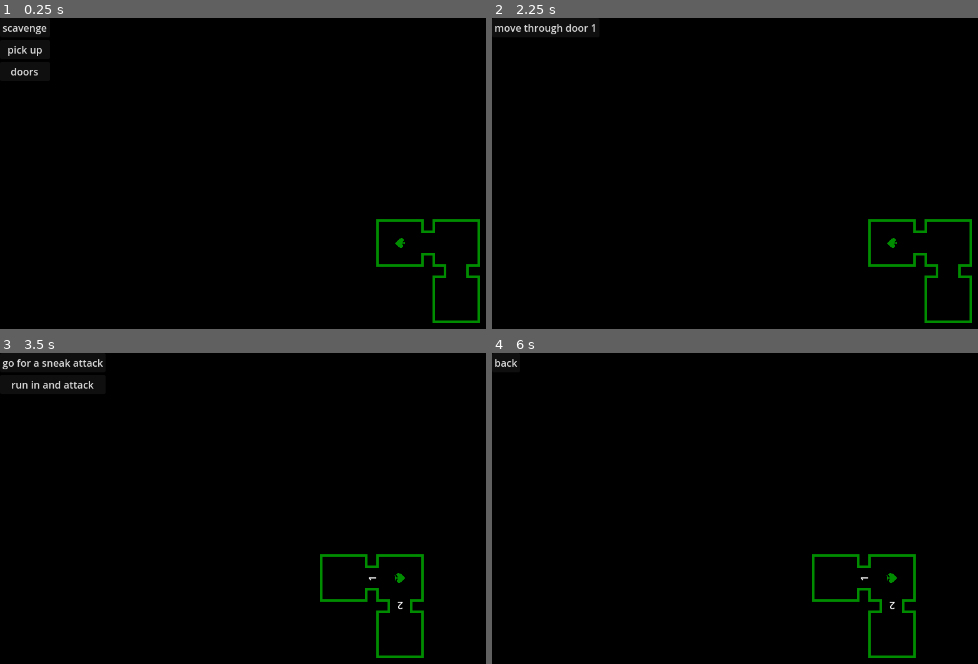
Above: before the commit, frames 1-4 (two rows, left to right).
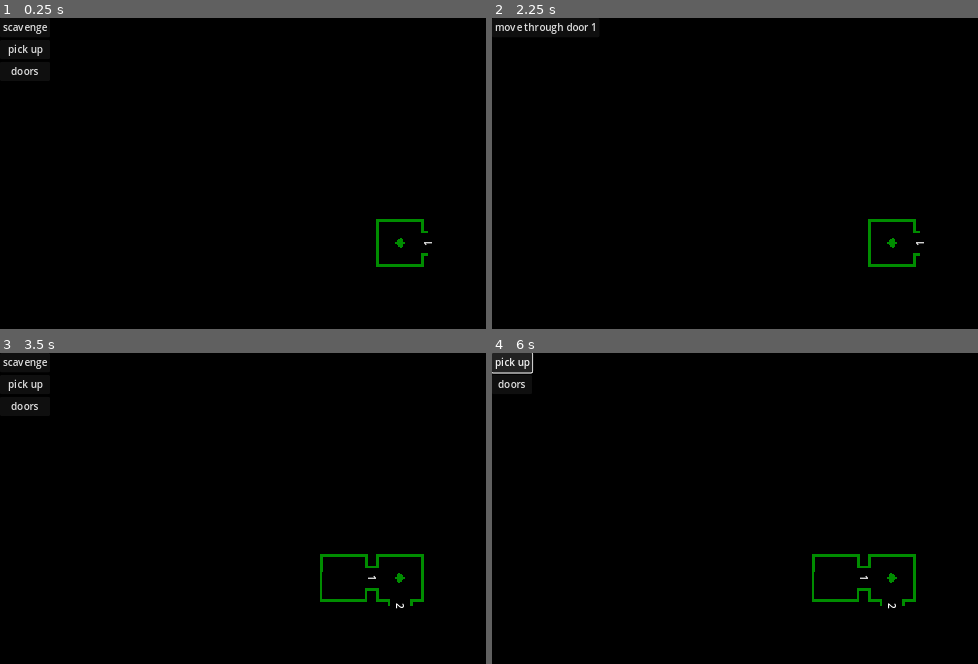
Above: after the commit, the same moments.

Repository: rainbowd-ash/ker_nethalas
Game: Godot game, scene res://globals/game.tscn
Two runs of this game, one before a commit and one after it. Both use one fixed random seed, a clock stepped at 60 frames per second and the inputs below.
Inputs (mouse positions are in pixels of both pictures, inside the frame that each line leads up to):
- Up to frame 1 (0.25 s): no input
- Up to frame 2 (2.25 s): click "scavenge" at 0.5 s; click "pick up" at 1.25 s; click "doors" at 2 s
- Up to frame 3 (3.5 s): click "move through door 1" at 2.75 s
- Up to frame 4 (6 s): click (545, 384) at 3.5 s, where only the run before the commit has a clickable "run in and attack"; click (530, 362) at 4.25 s, where only the run before the commit has a clickable "standard action"; click (511, 362) at 5 s, where only the run before the commit has a clickable "attack"; click (521, 362) at 5.75 s, where only the run before the commit has a clickable "free action"

The runs differ from the first frame. In frame 1, 1.0% of the frame differs, in the area x 0-99%, y 2-99%; in frame 2, 1.0%; in frame 3, 1.2%, in the area x 0-88%, y 1-99%; in frame 4, 0.9%.

Commit message:
more doors and a bigger dungeon

Diff:
--- /dev/null
+++ b/dungeon/corridors/corridor1.tscn
@@ -0,0 +1,16 @@
+[gd_scene load_steps=4 format=3 uid="uid://csof7g3lmbpk8"]
+
+[ext_resource type="Texture2D" uid="uid://5k6dcspfq1p7" path="res://art/tiles/corridor1.png" id="1_88h8f"]
+[ext_resource type="Script" path="res://dungeon/room.gd" id="2_boxxj"]
+[ext_resource type="PackedScene" uid="uid://bhnd0gvsy6ig1" path="res://dungeon/door.tscn" id="3_tyn2i"]
+
+[node name="Corridor" type="Sprite2D"]
+texture = ExtResource("1_88h8f")
+region_rect = Rect2(20, 20, 1060, 1060)
+script = ExtResource("2_boxxj")
+
+[node name="Door" parent="." instance=ExtResource("3_tyn2i")]
+position = Vector2(0, 45)
+
+[node name="Door2" parent="." instance=ExtResource("3_tyn2i")]
+position = Vector2(0, -45)
--- /dev/null
+++ b/dungeon/corridors/corridor2.tscn
@@ -0,0 +1,19 @@
+[gd_scene load_steps=4 format=3 uid="uid://c76k86d3jnwgv"]
+
+[ext_resource type="Texture2D" uid="uid://b6fo7wvcfanox" path="res://art/tiles/corridor2.png" id="1_h3xcu"]
+[ext_resource type="Script" path="res://dungeon/room.gd" id="2_kwox5"]
+[ext_resource type="PackedScene" uid="uid://bhnd0gvsy6ig1" path="res://dungeon/door.tscn" id="3_1qcg8"]
+
+[node name="Corridor" type="Sprite2D"]
+texture = ExtResource("1_h3xcu")
+region_rect = Rect2(20, 20, 1060, 1060)
+script = ExtResource("2_kwox5")
+
+[node name="Door" parent="." instance=ExtResource("3_1qcg8")]
+position = Vector2(0, 45)
+
+[node name="Door2" parent="." instance=ExtResource("3_1qcg8")]
+position = Vector2(0, -45)
+
+[node name="Door3" parent="." instance=ExtResource("3_1qcg8")]
+position = Vector2(45, 0)
--- /dev/null
+++ b/dungeon/corridors/corridor3.tscn
@@ -0,0 +1,16 @@
+[gd_scene load_steps=4 format=3 uid="uid://bi54vareywtbu"]
+
+[ext_resource type="Texture2D" uid="uid://bcwfkyxg13eeb" path="res://art/tiles/corridor3.png" id="1_01tkl"]
+[ext_resource type="Script" path="res://dungeon/room.gd" id="2_d433l"]
+[ext_resource type="PackedScene" uid="uid://bhnd0gvsy6ig1" path="res://dungeon/door.tscn" id="3_fa46b"]
+
+[node name="Corridor" type="Sprite2D"]
+texture = ExtResource("1_01tkl")
+region_rect = Rect2(20, 20, 1060, 1060)
+script = ExtResource("2_d433l")
+
+[node name="Door" parent="." instance=ExtResource("3_fa46b")]
+position = Vector2(0, 45)
+
+[node name="Door3" parent="." instance=ExtResource("3_fa46b")]
+position = Vector2(45, 0)
--- /dev/null
+++ b/dungeon/corridors/corridor4.tscn
@@ -0,0 +1,22 @@
+[gd_scene load_steps=4 format=3 uid="uid://bwnvcu14pupoo"]
+
+[ext_resource type="Texture2D" uid="uid://dpxvm22nwjtbb" path="res://art/tiles/corridor4.png" id="1_188qf"]
+[ext_resource type="Script" path="res://dungeon/room.gd" id="2_ynr61"]
+[ext_resource type="PackedScene" uid="uid://bhnd0gvsy6ig1" path="res://dungeon/door.tscn" id="3_0w4vs"]
+
+[node name="Corridor" type="Sprite2D"]
+texture = ExtResource("1_188qf")
+region_rect = Rect2(20, 20, 1060, 1060)
+script = ExtResource("2_ynr61")
+
+[node name="Door" parent="." instance=ExtResource("3_0w4vs")]
+position = Vector2(0, 45)
+
+[node name="Door2" parent="." instance=ExtResource("3_0w4vs")]
+position = Vector2(0, -46)
+
+[node name="Door3" parent="." instance=ExtResource("3_0w4vs")]
+position = Vector2(45, 0)
+
+[node name="Door4" parent="." instance=ExtResource("3_0w4vs")]
+position = Vector2(-45, 0)
--- a/dungeon/dungeon.gd
+++ b/dungeon/dungeon.gd
@@ -3,12 +3,10 @@
 
 @export var pawn : Node
 
-func _unhandled_input(event):
-	if event.is_action_pressed("ui_accept"):
-		%RoomSelector.update_selector()
-	if event.is_action_pressed("pickup"):
-		if not current_room().get_items().is_empty():
-			pick_up_item(current_room().get_items()[0])
+func _ready() -> void:
+	current_room().visited = true
+	update_map()
+	door_labels()
 
 func list_actions():
 	var actions = current_room().get_actions()
@@ -27,16 +25,15 @@
 func move_through_door(door : Door):
 	door_labels(true)
 	pawn.reparent(door.get_parent(), false)
+	current_room().visited = true
+	update_map()
 	SignalBus.moved_through_door.emit()
 	list_actions()
 	door_labels()
-	roll_combat_encounter()
-
-func get_doors():
-	return current_room().get_doors()
+	#roll_combat_encounter()
 
 func door_labels(clear : bool = false):
-	var doors = get_doors()
+	var doors = current_room().get_doors()
 	var counter = 1
 	if clear:
 		for door in doors:
@@ -46,6 +43,14 @@
 		door.set_label(str(counter))
 		counter += 1
 
+func update_map() -> void:
+	for child in get_children():
+		if child is Room:
+			if child.visited:
+				child.show()
+			else:
+				child.hide()
+
 func roll_combat_encounter():
 	# roll to see if combat happens
 	# if so, roll a monster
--- a/dungeon/dungeon.tscn
+++ b/dungeon/dungeon.tscn
@@ -1,17 +1,28 @@
-[gd_scene load_steps=6 format=3 uid="uid://dpwu21k1ya0ad"]
+[gd_scene load_steps=13 format=3 uid="uid://dpwu21k1ya0ad"]
 
 [ext_resource type="Script" path="res://dungeon/dungeon.gd" id="1_ec43u"]
 [ext_resource type="Script" path="res://dungeon/dungeon_camera.gd" id="2_l2xxq"]
 [ext_resource type="PackedScene" uid="uid://cyiknnvjftrgq" path="res://dungeon/rooms/room1.tscn" id="2_uxbhp"]
 [ext_resource type="PackedScene" uid="uid://dl4askb15wpou" path="res://dungeon/rooms/room2.tscn" id="3_6eo3u"]
 [ext_resource type="Texture2D" uid="uid://cu8krp5s341t5" path="res://art/tiles/pawn.png" id="4_c6pn4"]
+[ext_resource type="PackedScene" uid="uid://bwnvcu14pupoo" path="res://dungeon/corridors/corridor4.tscn" id="6_koxqe"]
+[ext_resource type="PackedScene" uid="uid://c76k86d3jnwgv" path="res://dungeon/corridors/corridor2.tscn" id="7_ewn6s"]
+[ext_resource type="PackedScene" uid="uid://csof7g3lmbpk8" path="res://dungeon/corridors/corridor1.tscn" id="8_bloq6"]
+[ext_resource type="PackedScene" uid="uid://bi54vareywtbu" path="res://dungeon/corridors/corridor3.tscn" id="9_cuwej"]
+[ext_resource type="PackedScene" uid="uid://deni0ssu48flu" path="res://dungeon/rooms/room4.tscn" id="10_bdb6x"]
+[ext_resource type="PackedScene" uid="uid://bk4i6vt3gf1ed" path="res://dungeon/rooms/room3.tscn" id="11_odcq8"]
+[ext_resource type="PackedScene" uid="uid://bcbq2fqittiel" path="res://dungeon/rooms/room5.tscn" id="12_efcab"]
 
 [node name="Dungeon" type="Node2D" node_paths=PackedStringArray("pawn")]
 position = Vector2(630, 360)
 script = ExtResource("1_ec43u")
 pawn = NodePath("Room1/Pawn")
 
-[node name="ColorRect" type="ColorRect" parent="."]
+[node name="Camera" type="Camera2D" parent="." node_paths=PackedStringArray("pawn")]
+script = ExtResource("2_l2xxq")
+pawn = NodePath("../Room1/Pawn")
+
+[node name="ColorRect" type="ColorRect" parent="Camera"]
 z_index = -100
 z_as_relative = false
 offset_left = -714.0
@@ -20,10 +31,6 @@
 offset_bottom = -373.0
 scale = Vector2(38.5123, 26.6123)
 color = Color(0, 0, 0, 1)
-
-[node name="Camera" type="Camera2D" parent="." node_paths=PackedStringArray("pawn")]
-script = ExtResource("2_l2xxq")
-pawn = NodePath("../Room1/Pawn")
 
 [node name="Room1" parent="." instance=ExtResource("2_uxbhp")]
 rotation = -1.57079
@@ -37,6 +44,77 @@
 position = Vector2(90, 0)
 rotation = 1.57079
 
+[node name="Corridor" parent="." instance=ExtResource("6_koxqe")]
+position = Vector2(90, 90)
+
+[node name="Corridor3" parent="." instance=ExtResource("7_ewn6s")]
+position = Vector2(180, 90)
+rotation = 3.14159
+
 [node name="Room3" parent="." instance=ExtResource("2_uxbhp")]
-position = Vector2(90, 90)
-rotation = 3.14159
+position = Vector2(180, 0)
+
+[node name="Corridor4" parent="." instance=ExtResource("8_bloq6")]
+position = Vector2(0, 90)
+rotation = 1.57079
+
+[node name="Corridor5" parent="." instance=ExtResource("9_cuwej")]
+position = Vector2(180, 270)
+rotation = -3.14159
+
+[node name="Room5" parent="." instance=ExtResource("10_bdb6x")]
+position = Vector2(90, 270)
+rotation = -1.57079
+
+[node name="Corridor7" parent="." instance=ExtResource("9_cuwej")]
+position = Vector2(-90, 90)
+
+[node name="Corridor6" parent="." instance=ExtResource("8_bloq6")]
+position = Vector2(-90, 180)
+
+[node name="Room7" parent="." instance=ExtResource("3_6eo3u")]
+position = Vector2(-90, 270)
+rotation = -1.57079
+
+[node name="Corridor8" parent="." instance=ExtResource("7_ewn6s")]
+position = Vector2(0, 270)
+rotation = -1.57079
+
+[node name="Room4" parent="." instance=ExtResource("11_odcq8")]
+position = Vector2(180, 180)
+
+[node name="Room8" parent="." instance=ExtResource("2_uxbhp")]
+position = Vector2(0, 180)
+
+[node name="Corridor9" parent="." instance=ExtResource("8_bloq6")]
+position = Vector2(90, 180)
+
+[node name="Pallete" type="Node2D" parent="."]
+visible = false
+
+[node name="Room" parent="Pallete" instance=ExtResource("11_odcq8")]
+position = Vector2(-90, -270)
+
+[node name="Room5" parent="Pallete" instance=ExtResource("10_bdb6x")]
+position = Vector2(0, -270)
+
+[node name="Room6" parent="Pallete" instance=ExtResource("12_efcab")]
+position = Vector2(90, -270)
+
+[node name="Corridor2" parent="Pallete" instance=ExtResource("8_bloq6")]
+position = Vector2(270, -270)
+
+[node name="Corridor3" parent="Pallete" instance=ExtResource("7_ewn6s")]
+position = Vector2(360, -270)
+
+[node name="Corridor4" parent="Pallete" instance=ExtResource("9_cuwej")]
+position = Vector2(450, -270)
+
+[node name="Corridor5" parent="Pallete" instance=ExtResource("6_koxqe")]
+position = Vector2(540, -270)
+
+[node name="Room3" parent="Pallete" instance=ExtResource("2_uxbhp")]
+position = Vector2(-270, -270)
+
+[node name="Room4" parent="Pallete" instance=ExtResource("3_6eo3u")]
+position = Vector2(-180, -270)
--- a/dungeon/room.gd
+++ b/dungeon/room.gd
@@ -3,8 +3,16 @@
 
 var items = [Torch.new(), Backpack.new()]
 var scavenged = false
+var visited = false
 
 func get_doors() -> Array:
+	var return_array = []
+	for child in get_children():
+		if child is Door:
+			return_array.push_back(child)
+	return return_array
+
+func get_attached_doors() -> Array:
 	var return_array = []
 	for child in get_children():
 		if child is Door:
@@ -26,7 +34,7 @@
 		actions.push_back(Action.new(self, "scavenge"))
 	if items:
 		actions.push_back(Action.new(self, "pick up"))
-	if not get_doors().is_empty():
+	if not get_attached_doors().is_empty():
 		actions.push_back(Action.new(self, "doors"))
 	return actions
 
@@ -37,7 +45,7 @@
 	if action_key == "doors":
 		var door_actions = []
 		var counter : int = 1
-		for door in get_doors():
+		for door in get_attached_doors():
 			door_actions.push_back(Action.new(door, "move", "move through door %d" % counter))
 			counter += 1
 		Router.actions_ui.list_actions(door_actions)
--- /dev/null
+++ b/dungeon/rooms/room3.tscn
@@ -0,0 +1,16 @@
+[gd_scene load_steps=4 format=3 uid="uid://bk4i6vt3gf1ed"]
+
+[ext_resource type="Texture2D" uid="uid://b0gv82oltb6p2" path="res://art/tiles/room3.png" id="1_vrrfs"]
+[ext_resource type="Script" path="res://dungeon/room.gd" id="2_62l0u"]
+[ext_resource type="PackedScene" uid="uid://bhnd0gvsy6ig1" path="res://dungeon/door.tscn" id="3_8idke"]
+
+[node name="Room" type="Sprite2D"]
+texture = ExtResource("1_vrrfs")
+region_rect = Rect2(20, 20, 1060, 1060)
+script = ExtResource("2_62l0u")
+
+[node name="Door" parent="." instance=ExtResource("3_8idke")]
+position = Vector2(0, 45)
+
+[node name="Door2" parent="." instance=ExtResource("3_8idke")]
+position = Vector2(0, -45)
--- /dev/null
+++ b/dungeon/rooms/room4.tscn
@@ -0,0 +1,19 @@
+[gd_scene load_steps=4 format=3 uid="uid://deni0ssu48flu"]
+
+[ext_resource type="Texture2D" uid="uid://ueht7nefbwf1" path="res://art/tiles/room4.png" id="1_l8r1c"]
+[ext_resource type="Script" path="res://dungeon/room.gd" id="2_vedhh"]
+[ext_resource type="PackedScene" uid="uid://bhnd0gvsy6ig1" path="res://dungeon/door.tscn" id="3_uqt8c"]
+
+[node name="Room" type="Sprite2D"]
+texture = ExtResource("1_l8r1c")
+region_rect = Rect2(20, 20, 1060, 1060)
+script = ExtResource("2_vedhh")
+
+[node name="Door" parent="." instance=ExtResource("3_uqt8c")]
+position = Vector2(0, 45)
+
+[node name="Door2" parent="." instance=ExtResource("3_uqt8c")]
+position = Vector2(0, -45)
+
+[node name="Door3" parent="." instance=ExtResource("3_uqt8c")]
+position = Vector2(45, 0)
--- /dev/null
+++ b/dungeon/rooms/room5.tscn
@@ -0,0 +1,22 @@
+[gd_scene load_steps=4 format=3 uid="uid://bcbq2fqittiel"]
+
+[ext_resource type="Texture2D" uid="uid://dljmnsequ18ad" path="res://art/tiles/room5.png" id="1_o6832"]
+[ext_resource type="Script" path="res://dungeon/room.gd" id="2_cb1rh"]
+[ext_resource type="PackedScene" uid="uid://bhnd0gvsy6ig1" path="res://dungeon/door.tscn" id="3_2cvil"]
+
+[node name="Room" type="Sprite2D"]
+texture = ExtResource("1_o6832")
+region_rect = Rect2(20, 20, 1060, 1060)
+script = ExtResource("2_cb1rh")
+
+[node name="Door" parent="." instance=ExtResource("3_2cvil")]
+position = Vector2(0, 45)
+
+[node name="Door2" parent="." instance=ExtResource("3_2cvil")]
+position = Vector2(0, -45)
+
+[node name="Door3" parent="." instance=ExtResource("3_2cvil")]
+position = Vector2(45, 0)
+
+[node name="Door4" parent="." instance=ExtResource("3_2cvil")]
+position = Vector2(-45, 0)
--- a/project.godot
+++ b/project.godot
@@ -26,6 +26,7 @@
 
 window/size/viewport_width=1280
 window/size/viewport_height=720
+window/stretch/mode="canvas_items"
 
 [input]
 
Renamed: art/tiles/corridor5.png -> art/tiles/corridor4.png
Not shown, changed: art/tiles/corridor4.png.import
